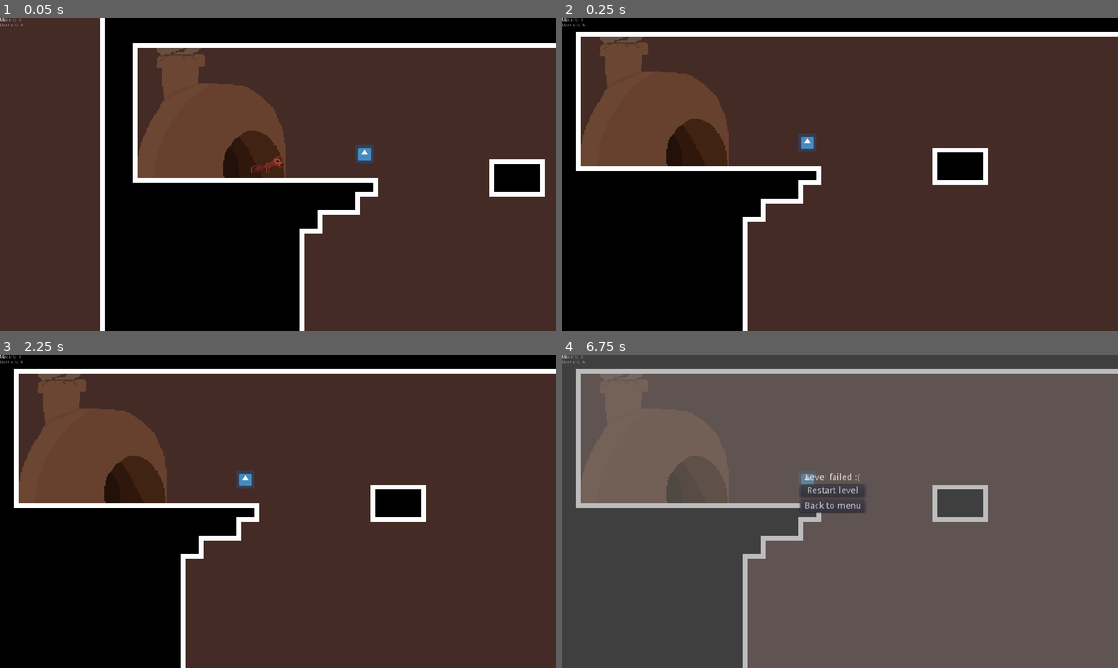
Above: before the commit, frames 1-4 (two rows, left to right).
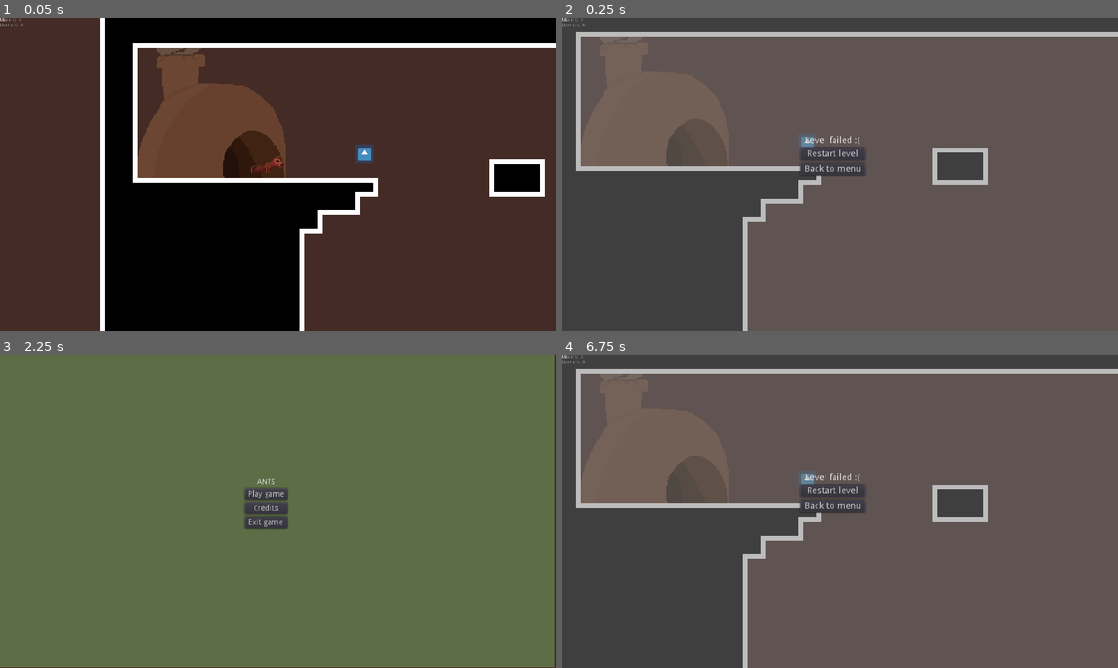
Above: after the commit, the same moments.

Repository: gramozilho/StaySafeJam
Game: Godot game, scene res://Scenes/Level 1.tscn
Same seed, same stepped clock (60 frames per second), same inputs: the game is played once before the commit and once after it. The engine's default icon, where the game draws it, is replaced by a stand-in: a white triangle on a blue panel in a dark square.
Inputs (mouse positions are in pixels of both pictures, inside the frame that each line leads up to):
- Up to frame 1 (0.05 s): no input
- Up to frame 2 (0.25 s): no input
- Up to frame 3 (2.25 s): click (272, 489) at 0.5 s, where only the run after the commit has a clickable "Restart level"; click (272, 489) at 1.25 s, where only the run after the commit has a clickable "Restart level"; click (272, 505) at 2 s, where only the run after the commit has a clickable "Back to menu"
- Up to frame 4 (6.75 s): click (828, 495) at 2.75 s, where only the run after the commit has a clickable "Play game"; click (834, 489) at 3.5 s, where only the run after the commit has a clickable "Restart level"; click (834, 489) at 4.25 s, where only the run after the commit has a clickable "Restart level"; tap Enter at 5, 6.5 s; hold D (move_right) 5.03-6.53 s; tap F (freeze_ant) at 5.1, 5.85 s; tap Space (move_jump) at 5.27, 5.75, 6.02 s; hold A (move_left) from 6.53 s (still down); tap 3 (trigger_lose) at 6.6 s

Frame 1 is identical in both runs. In frame 2, 100% of the frame differs, in the area x 0-100%, y 0-100%; in frame 3, 99%; in frame 4, less than 0.1%.

Commit message:
running out of ants now leads to losing level

Diff:
--- a/Objects/Ant.gd
+++ b/Objects/Ant.gd
@@ -45,7 +45,7 @@
 func _physics_process(delta : float) -> void:
 	match (state):
 		MOVEMENT_STATES.NORMAL:
-			if (Input.is_action_just_pressed("freeze_ant") && _is_floorcast_touching && AntManager.amount_of_ants < AntManager.max_ants):
+			if (Input.is_action_just_pressed("freeze_ant") && _is_floorcast_touching):  # && AntManager.amount_of_ants < AntManager.max_ants):
 				state = MOVEMENT_STATES.FROZEN
 				$AnimatedSprite.modulate = Color(1.0, 1.0, 4.0)
 
--- a/Objects/AntManager.gd
+++ b/Objects/AntManager.gd
@@ -18,9 +18,12 @@
 		var ant_instance = ant_scene.instance()
 		ant_instance.global_position = position
 
-		get_tree().current_scene.call_deferred("add_child", ant_instance)
+		#get_tree().current_scene.call_deferred("add_child", ant_instance)
+		MenuHandler.current_scene.call_deferred("add_child", ant_instance)
 
 		if (camera != null):
 			ant_instance.call_deferred("add_child", camera)
 			var sender_node = sender as Node2D
+	elif (amount_of_ants == max_ants):
+		MenuHandler.lose_screen()
 	pass
--- a/Objects/MenuHandler.gd
+++ b/Objects/MenuHandler.gd
@@ -53,7 +53,6 @@
 func _on_Restart_pressed() -> void:
 	reset_menus()
 	goto_scene(path_levels[current_level])
-	AntManager.amount_of_ants = 0
 	#goto_scene(path_levels[current_level])
 
 
@@ -63,6 +62,7 @@
 
 func goto_scene(path) -> void:
 	call_deferred("_deferred_goto_scene", path)
+	AntManager.amount_of_ants = 0
 	reset_menus()
 	if path == path_titlescreen:
 		$GUI.visible = false
